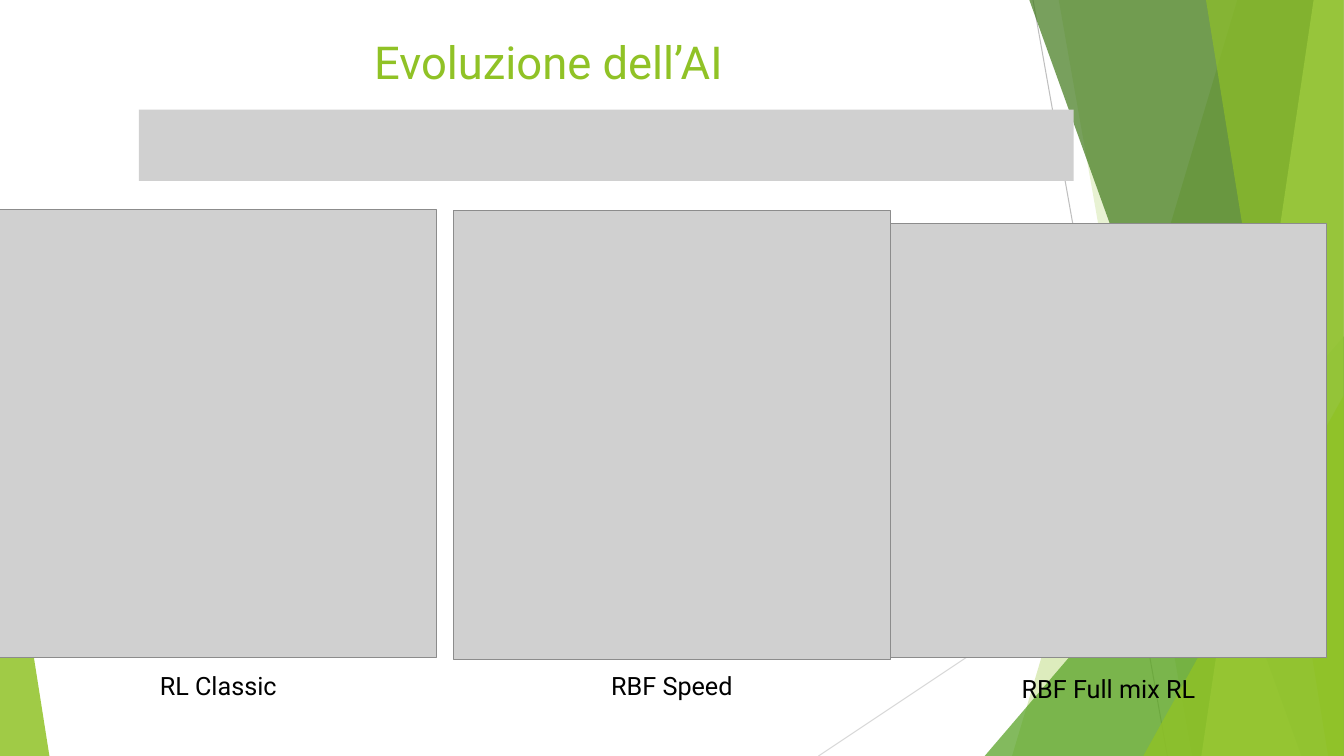
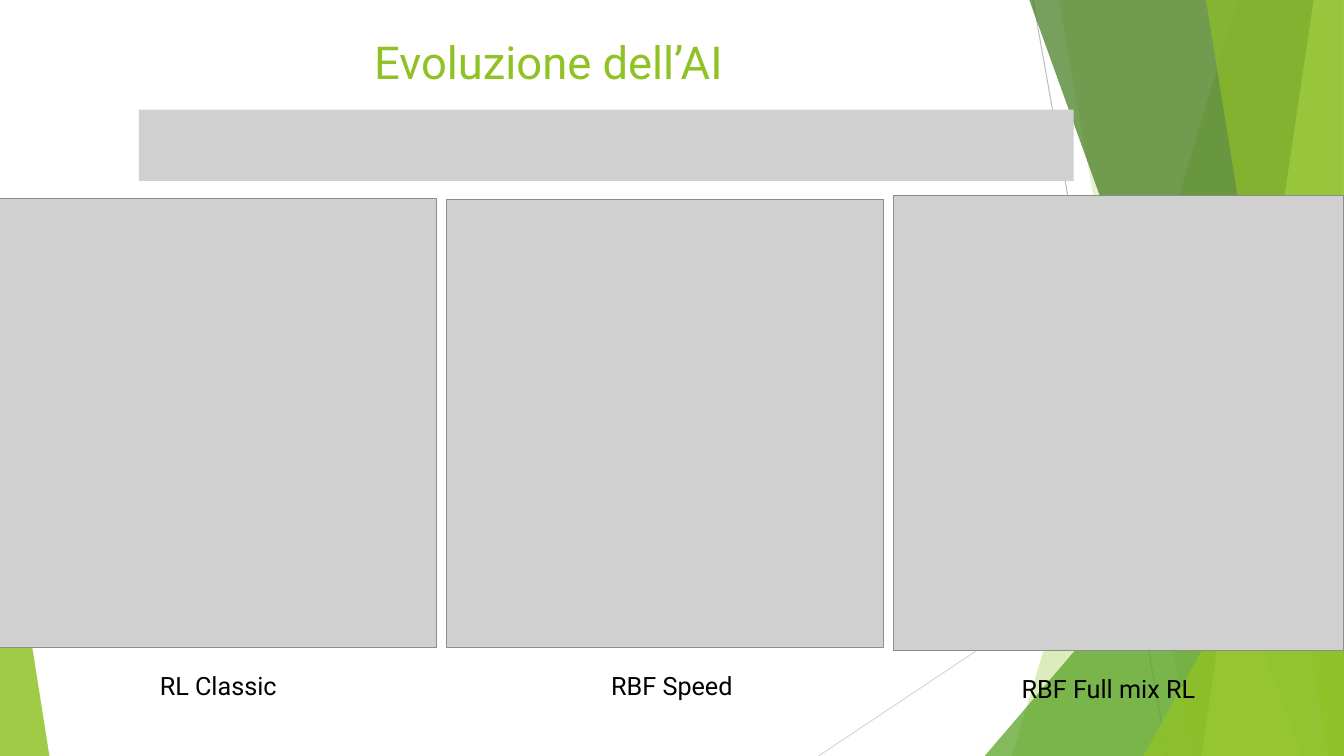
Before and after one commit to Alfystar/OSC1-Prj, a slide deck: slide 18 of Presentazione_OSC_I.pptx. Drawn at 1344x756 pixels with LibreOffice and Linux fonts; fonts in the diff are those of the drawing; grey boxes stand for pictures. Boxes give left, top, right and bottom in pixels: in the first picture for what was removed or moved away, otherwise in the second. Text is boxed around its words. In the diff, an @@ line names an element or a change of style, - is before the commit and + after.

Commit message:
Presentation finished

```diff
--- a/Presentazione_OSC_I.pptx
+++ b/Presentazione_OSC_I.pptx
@@ picture: place and size @@
-picture at (0, 209, 437, 657)
+picture at (0, 199, 437, 647)
@@ picture: place and size @@
-picture at (454, 211, 890, 659)
+picture at (447, 200, 883, 648)
@@ picture: place and size @@
-picture at (890, 224, 1327, 657)
+picture at (894, 196, 1344, 650)
```
Also in this commit, not shown: 2 other files.
